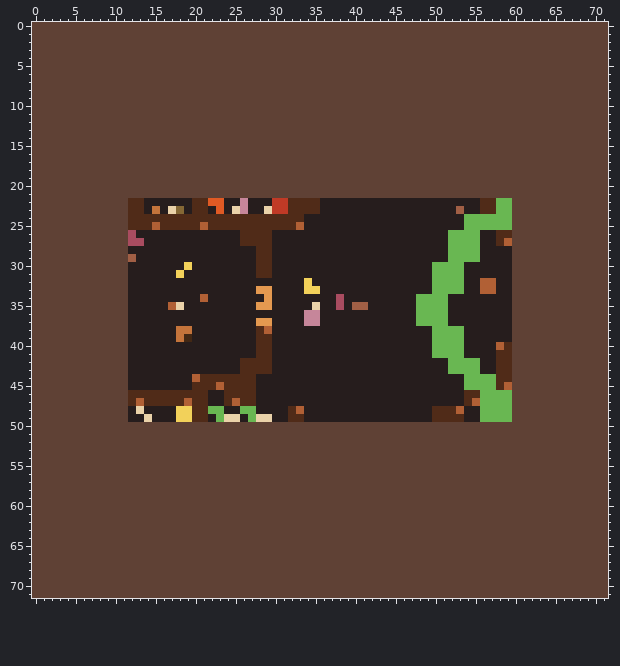
One commit to this sprite sheet: 310level.png. The picture above is the old version.
The file is 72x72 pixels.
After the commit:
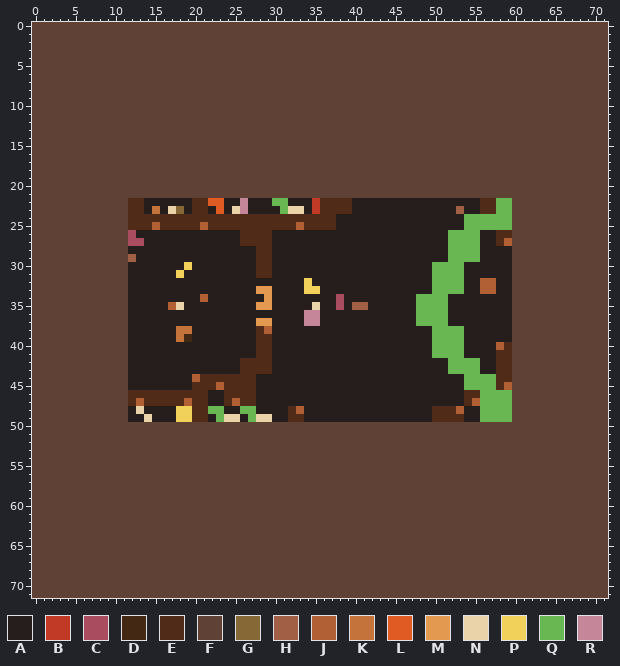
Palette (. is transparent): A #261d1d  B #c03a26  C #a94c60  D #432814  E #502b18  F #5f4135  G #856835  H #a15f45  J #b16035  K #c4743b  L #e05a24  M #e49950  N #ead2a9  P #f2d15a  Q #69b752  R #c6869a
Diff:
{"y":22,"x":30,"old":"BBEEEEAAAA","new":"QQAAABEEEE"}
{"y":23,"x":29,"old":"NBBEEEEAAAA","new":"AAQNNABEEEE"}
{"y":24,"x":34,"old":"AAAA","new":"EEEE"}
{"y":25,"x":34,"old":"AAAA","new":"EEEE"}
